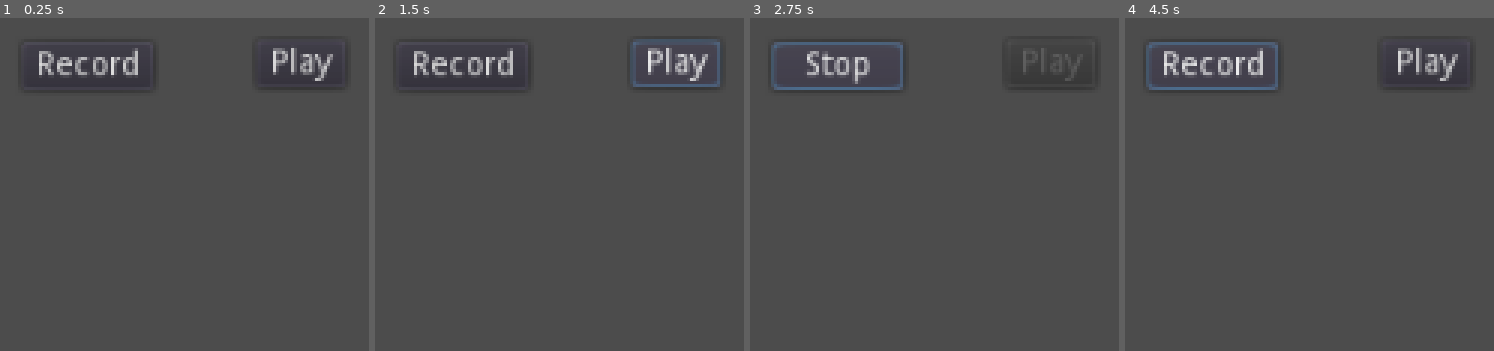
Above: before the commit, frames 1-4 (left to right).
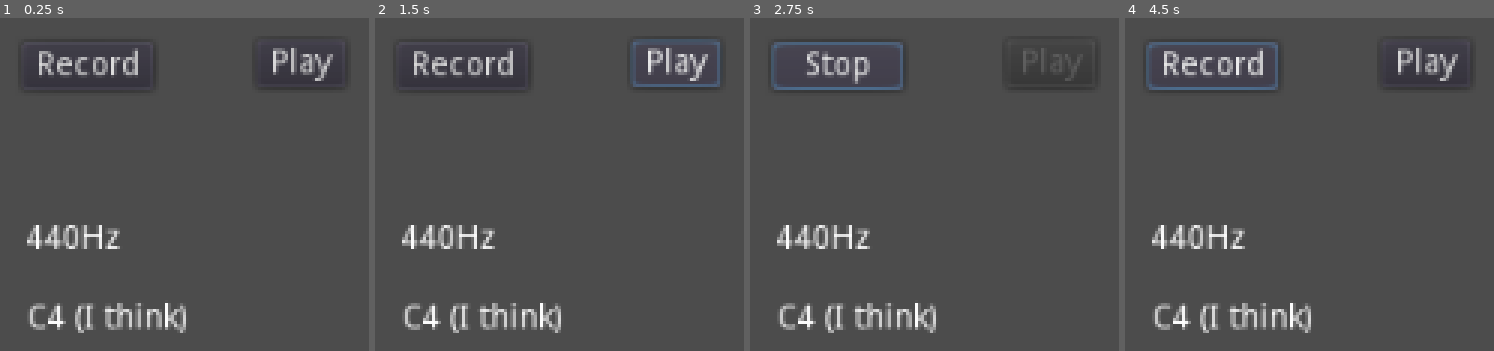
Above: after the commit, the same moments.

Repository: Binney/miniature-tribble
Game: Godot game, scene res://Home.tscn
The game is run twice, just before and just after one commit, with the same random seed, the same clock (stepped at 60 frames per second) and the same inputs.
Inputs:
- Up to frame 1 (0.25 s): no input
- Up to frame 2 (1.5 s): click "Play" at 0.5 s; click "Play" at 1.25 s
- Up to frame 3 (2.75 s): click "Record" at 2 s
- Up to frame 4 (4.5 s): click "Stop" at 2.75 s; click "Record" at 3.5 s; click "Stop" at 4.25 s

The runs differ from the first frame. In frame 1, 2.7% of the frame differs, in the area x 7-51%, y 62-95%; in frame 2, 2.7%; in frame 3, 2.7%; in frame 4, 2.7%.
Error before the commit: Invalid get index 'format' (on base: 'Nil'). (res://Home.gd:26)
Error after the commit: Invalid get index 'format' (on base: 'Nil'). (res://Home.gd:28)

Commit message:
first pass note from freq

Diff:
--- a/Home.gd
+++ b/Home.gd
@@ -1,4 +1,6 @@
 extends Node2D
+
+const FToNote = preload("res://f_to_note.gd")
 
 var effect
 var recording
@@ -31,18 +33,22 @@
 	$AudioStreamPlayer.stream = recording
 	$AudioStreamPlayer.play()
 
-const VU_COUNT = 32
-const FREQ_MAX = 5050.0
+const VU_COUNT = 50
+const FREQ_MAX = 14080.0
 
 const WIDTH = 400
 const HEIGHT = 100
 
 const MIN_DB = 60
 
+var current_note
+
 func _draw():
 	#warning-ignore:integer_division
 	var w = WIDTH / VU_COUNT
 	var prev_hz = 0
+	var highest_magnitude = 0
+	var best_note = 440
 	for i in range(1, VU_COUNT+1):
 		var hz = i * FREQ_MAX / VU_COUNT;
 		var magnitude: float = spectrum.get_magnitude_for_frequency_range(prev_hz, hz).length()
@@ -50,7 +56,11 @@
 		var height = energy * HEIGHT
 		draw_rect(Rect2(w * i, HEIGHT - height, w, height), Color.white)
 		prev_hz = hz
-
+		if magnitude > highest_magnitude:
+			best_note = hz
+			highest_magnitude = magnitude
+	$Label.text = str(best_note) + 'Hz'
+	$NoteLabel.text = FToNote.freqToNote(best_note).to_string() + ' (I think)'
 
 func _process(_delta):
 	update()
--- a/Home.tscn
+++ b/Home.tscn
@@ -29,5 +29,19 @@
 autoplay = true
 bus = "VengaBus"
 
+[node name="Label" type="Label" parent="."]
+margin_left = 287.0
+margin_top = 303.0
+margin_right = 338.0
+margin_bottom = 317.0
+text = "Current:"
+
+[node name="NoteLabel" type="Label" parent="."]
+margin_left = 288.0
+margin_top = 337.0
+margin_right = 328.0
+margin_bottom = 351.0
+text = "Note:"
+
 [connection signal="pressed" from="PlayButton" to="." method="_on_PlayButton_pressed"]
 [connection signal="pressed" from="RecordButton" to="." method="_on_RecordButton_pressed"]
--- /dev/null
+++ b/f_to_note.gd
@@ -0,0 +1,33 @@
+# https://pages.mtu.edu/~suits/NoteFreqCalcs.html
+
+const a = pow(2.0, 1.0 / 12.0)
+const A4 = 440 # Hz - middle C
+
+const MIN_FREQ = 27.5
+const MAX_FREQ = 14080
+
+const NOTES = ['C', 'C#', 'D', 'D#', 'E', 'F', 'F#', 'G', 'G#', 'A', 'A#', 'B']
+
+class Note:
+	var oct: int
+	var note: String
+	func _init(newOct, newNote):
+		oct = newOct
+		note = newNote
+	func _to_string():
+		return note + str(oct)
+
+static func freqToNote(freq) -> Note:
+	assert(freq > MIN_FREQ, 'Frequency must be greater than 27.5Hz')
+	assert(freq < MAX_FREQ, 'Frequency must be less than 14080Hz')
+
+	# f(n) = f(0) * a^n
+	# ln(fn) = ln(f0) + n ln(a)
+	var n = (log(freq) - log(A4)) / log(a)
+	var steps_from_middle_c = stepify(n, 1.0)
+
+	var oct = 4 + floor(steps_from_middle_c / 8)
+	var note_index = posmod(steps_from_middle_c, 8)
+
+	#return NOTES[note_index] + str(oct)
+	return Note.new(oct, NOTES[note_index])
